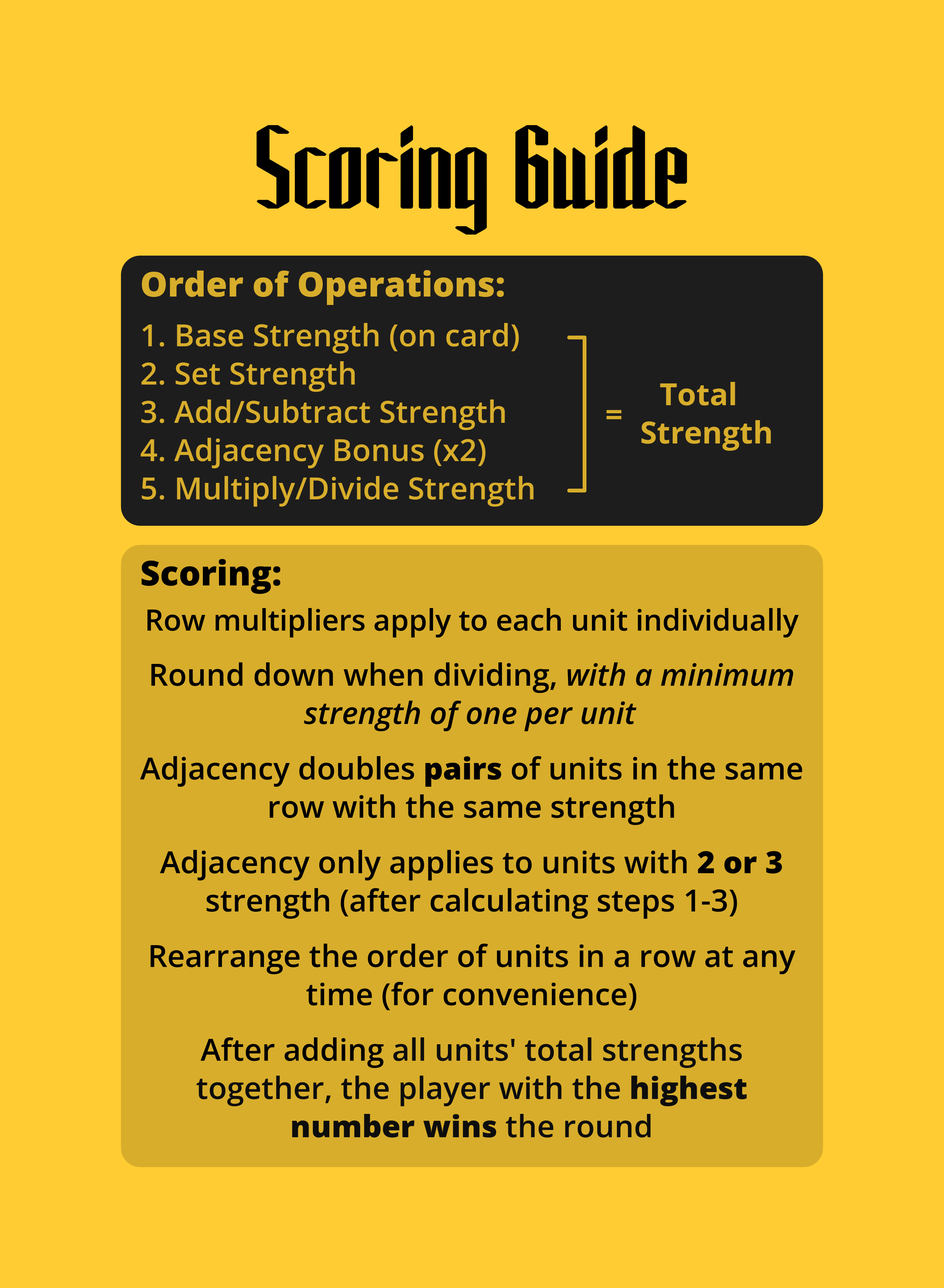
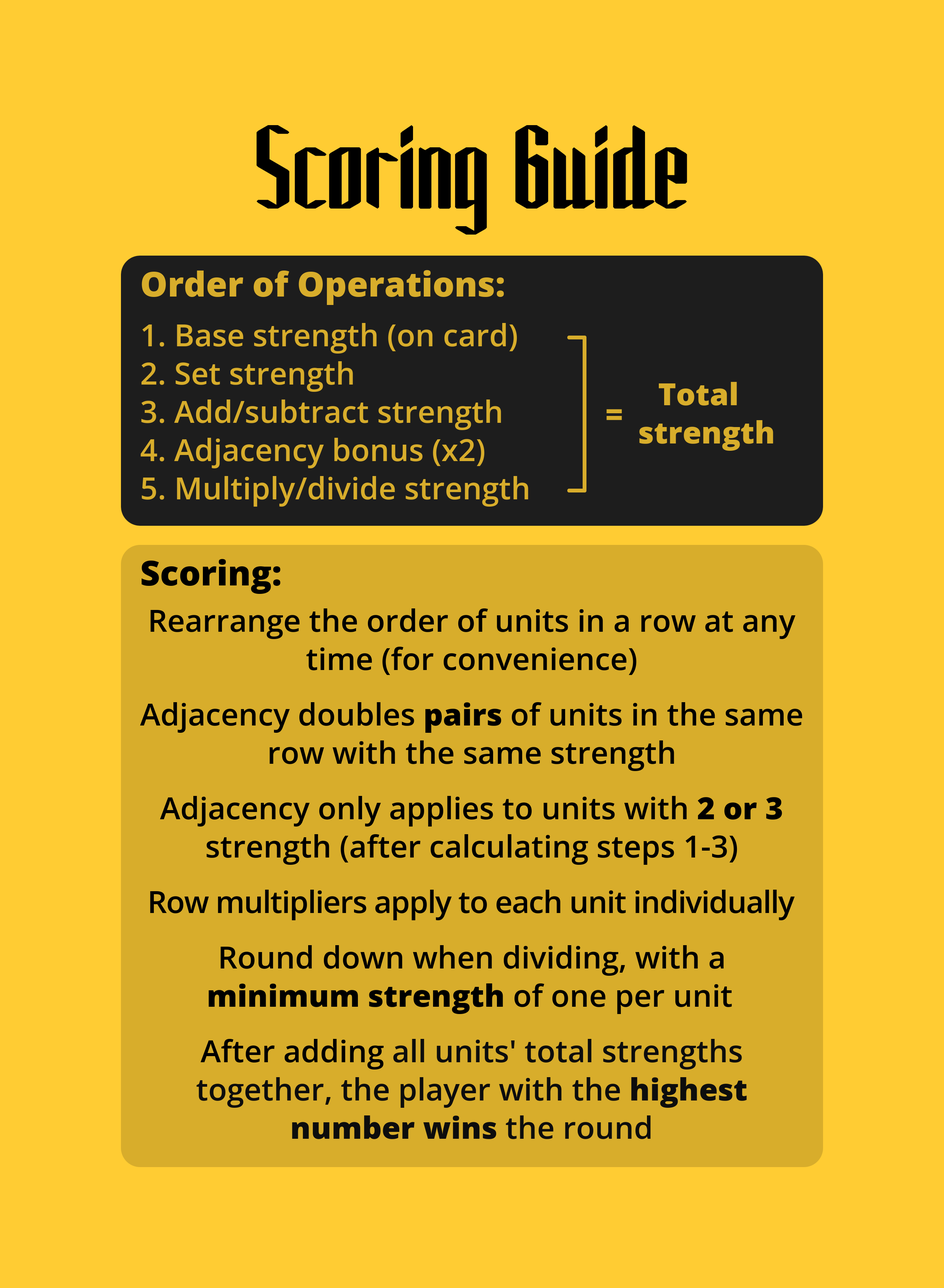
The second 944 × 1288 image is a revision of the first. Changes to its layers:
painted on "=" over 606, 409, 622, 421
renamed "Total Strength" to "Total strength", painted on it over 639, 381, 773, 451
painted on "..." over 229, 322, 534, 507
painted on "... #1" over 140, 608, 803, 1140
